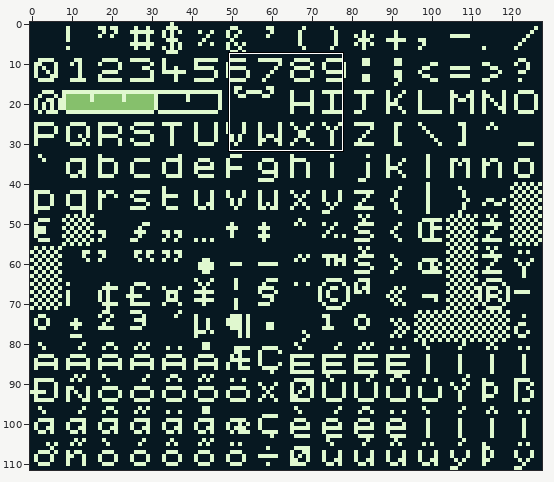
Edited in one commit: sprite sheet (assets/fonts/gbs-mono.png). The first picture is a wide view before the edit; the outline marks the close-up.
Close-up. Earlier state:
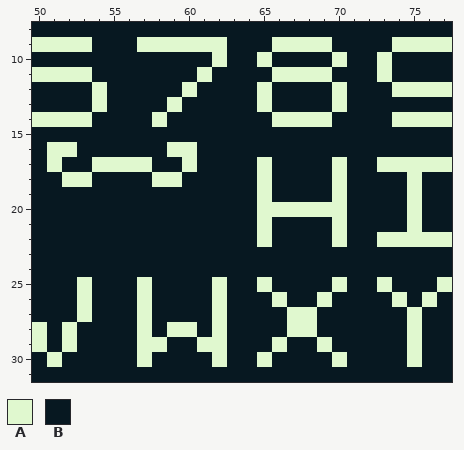
The file is 128x112 pixels. Shown: x 50..77, y 8..31.
Palette (. is transparent): A #e0f8cf  B #071821
Pixels before, first column x 50:
 8 BBBBBBBBBBBBBBBBBBBBBBBBBBBB
 9 AAAABBBAAAAAABBBAAAABBBBAAAA
10 BBBBBBBBBBBBABBABBBBABBABBBB
11 AAAABBBBBBBABBBBAAAABBBABBBB
12 BBBBABBBBBABBBBABBBBABBBAAAA
13 BBBBABBBBABBBBBABBBBABBBBBBB
14 AAAABBBBABBBBBBBAAAABBBBAAAA
15 BBBBBBBBBBBBBBBBBBBBBBBBBBBB
16 BAABBBBBBAABBBBBBBBBBBBBBBBB
17 BABBAAAABBABBBBABBBBABBAAAAA
18 BBAABBBBAABBBBBABBBBABBBBABB
19 BBBBBBBBBBBBBBBABBBBABBBBABB
20 BBBBBBBBBBBBBBBAAAAAABBBBABB
21 BBBBBBBBBBBBBBBABBBBABBBBABB
22 BBBBBBBBBBBBBBBABBBBABBAAAAA
23 BBBBBBBBBBBBBBBBBBBBBBBBBBBB
24 BBBBBBBBBBBBBBBBBBBBBBBBBBBB
25 BBBABBBABBBBABBABBBBABBABBBA
26 BBBABBBABBBBABBBABBABBBBABAB
27 BBBABBBABBBBABBBBAABBBBBBABB
28 ABABBBBABAABABBBBAABBBBBBABB
29 ABABBBBAABBAABBBABBABBBBBABB
30 BABBBBBABBBBABBABBBBABBBBABB
31 BBBBBBBBBBBBBBBBBBBBBBBBBBBB
After the commit:
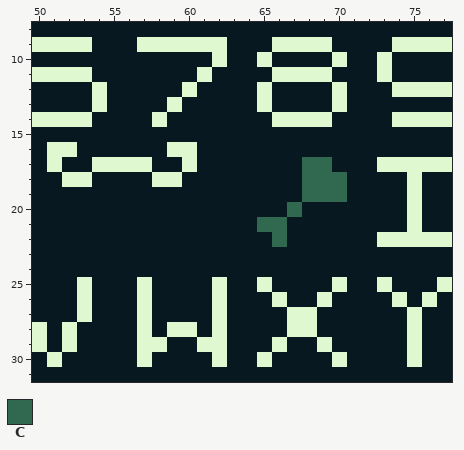
Colours new in this view: C #306850
Difference:
Changed rows in their new state; - is an unchanged pixel.
first column x 65:
17 B--CCB
18 B--CCC
19 B--CCC
20 BBCBBB
21 CC---B
22 BC---B
Boxes around the changes in both close-ups, in picture pixels (x1, y1, x2, y2):
changed: (257, 157, 347, 247)
